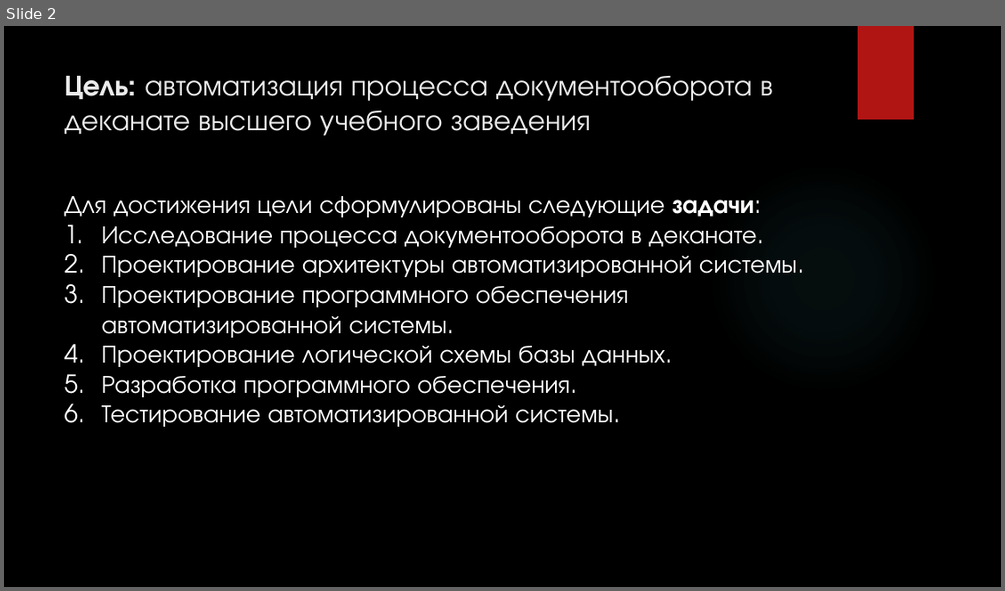
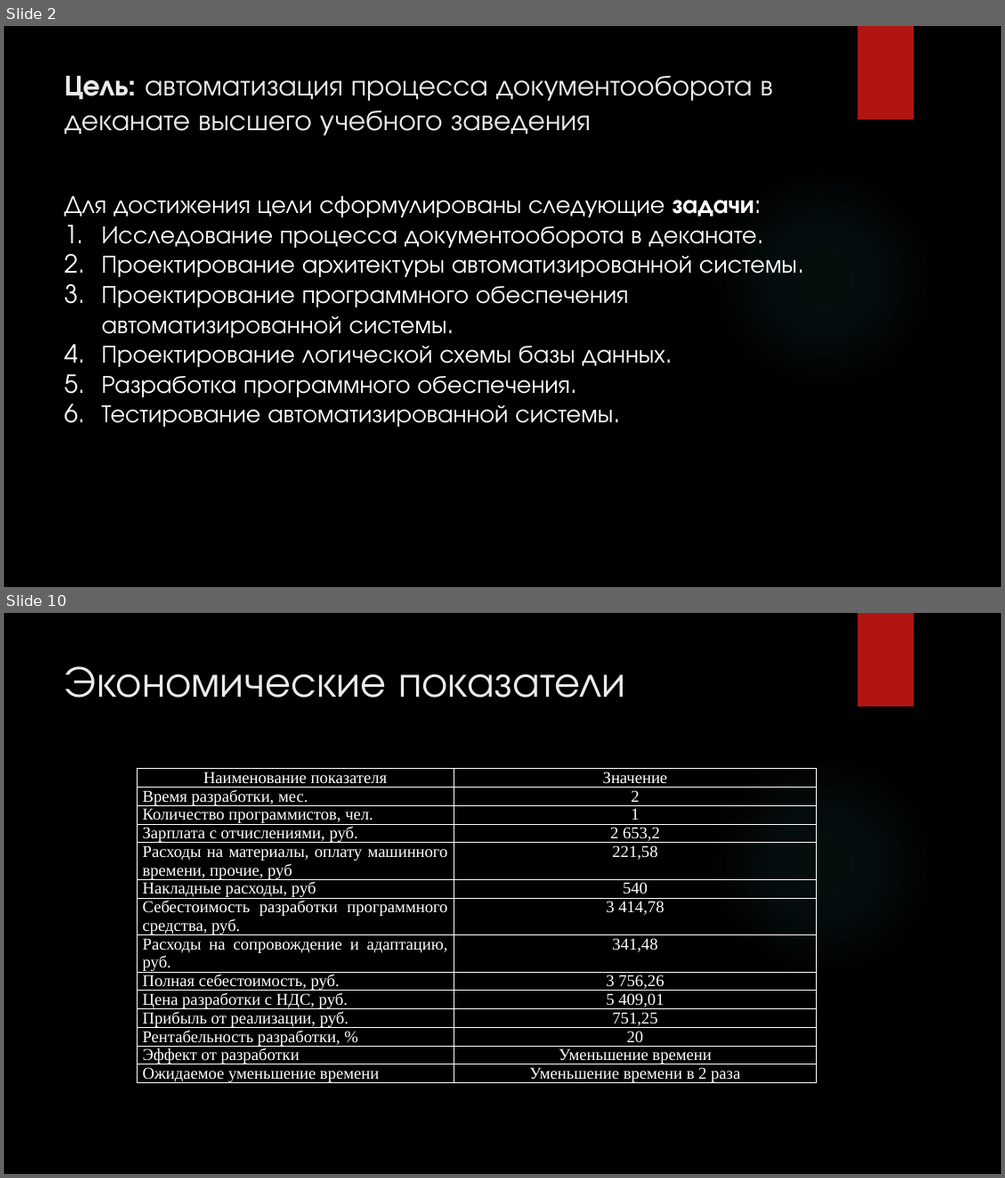
Before and after one commit to KoTDusic/diplom, a slide deck: документация/Пояснительная записка/презентация.pptx. Shown one above the other, each under a label of ours: slide 2 before the commit, slides 2 and 10 after it; the slides between them are not shown. The pictures are 1005x591 and 1005x1178 pixels, drawn with LibreOffice and Linux fonts; fonts in the diff are those of the drawing; background and template pictures are left out. Boxes give left, top, right and bottom in pixels: in the first picture for what was removed or moved away, otherwise in the second. Text is boxed around its words. In the diff, an @@ line names an element or a change of style, - is before the commit and + after.

```diff
--- a/документация/Пояснительная записка/презентация.pptx
+++ b/документация/Пояснительная записка/презентация.pptx
@@ slide 10 added at <box>4,613,1001,1174</box>, background picture (left out); not listed: 2 template elements that a slide beside it also shows @@
@@ title added at <box>65,666,626,698</box>, 42 pt, text #EBEBEB @@
+Экономические показатели
@@ table added at <box>138,769,817,1107</box>, 14 rows, 2 columns @@
+Наименование показателя | Значение
+Время разработки, мес. | 2
+Количество программистов, чел. | 1
+Зарплата с отчислениями, руб. | 2 653,2
+Расходы на материалы, оплату машинного времени, прочие, руб | 221,58
+Накладные расходы, руб | 540
+Себестоимость разработки программного средства, руб. | 3 414,78
+Расходы на сопровождение и адаптацию, руб. | 341,48
+Полная себестоимость, руб. | 3 756,26
+Цена разработки с НДС, руб. | 5 409,01
+Прибыль от реализации, руб. | 751,25
+Рентабельность разработки, % | 20
+Эффект от разработки | Уменьшение времени
+Ожидаемое уменьшение времени | Уменьшение времени в 2 раза
```
Also in this commit, not shown: 1 slide changed, 9 other slides added, 32 other files.
